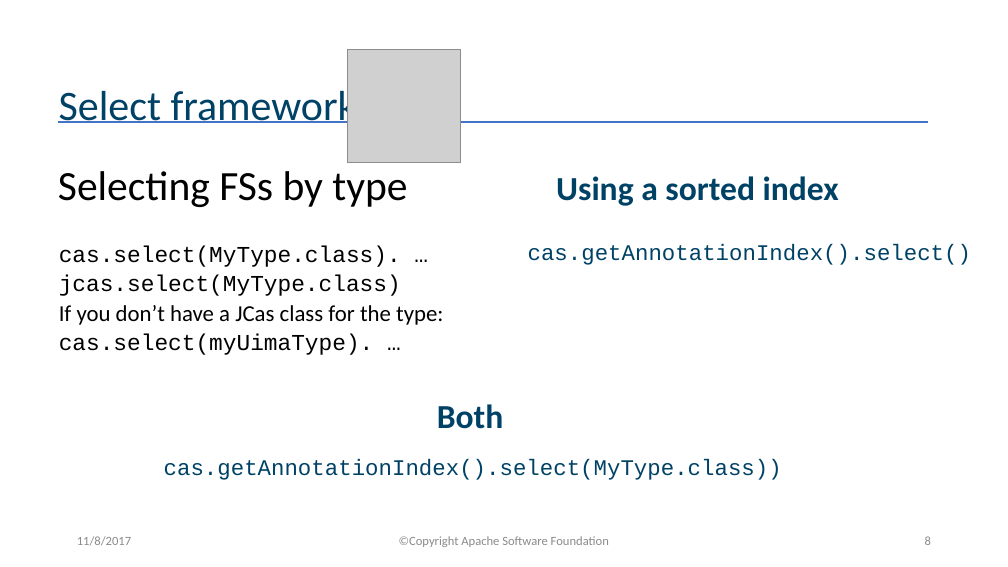
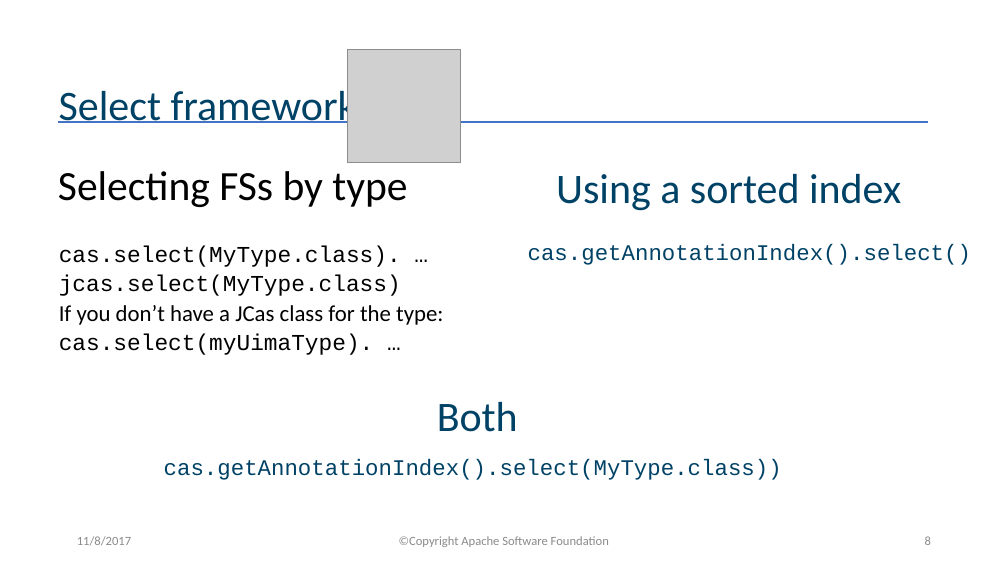
Before and after one commit to apache/uima-site, a slide deck: slide 8 of docs/downloads/uv3/UIMA_V3_Programmers_Solutions.pptx. Drawn at 1008x567 pixels with LibreOffice and Linux fonts; fonts in the diff are those of the drawing; grey boxes stand for pictures. Boxes give left, top, right and bottom in pixels: in the first picture for what was removed or moved away, otherwise in the second. Text is boxed around its words. In the diff, an @@ line names an element or a change of style, - is before the commit and + after.

```diff
--- a/docs/downloads/uv3/UIMA_V3_Programmers_Solutions.pptx
+++ b/docs/downloads/uv3/UIMA_V3_Programmers_Solutions.pptx
@@ text "Using a sorted index" at bbox=[556, 174, 901, 211]: size 32 to 40 pt, bold off @@
@@ text "Both" at bbox=[437, 402, 518, 432]: size 32 to 40 pt, bold off @@
```
Also in this commit, not shown: 11 other slides changed.
